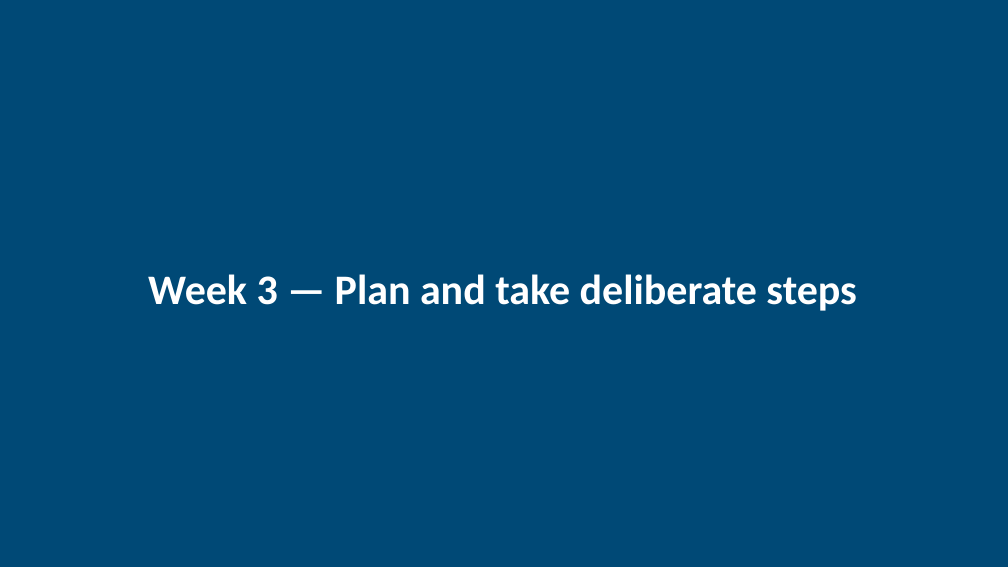
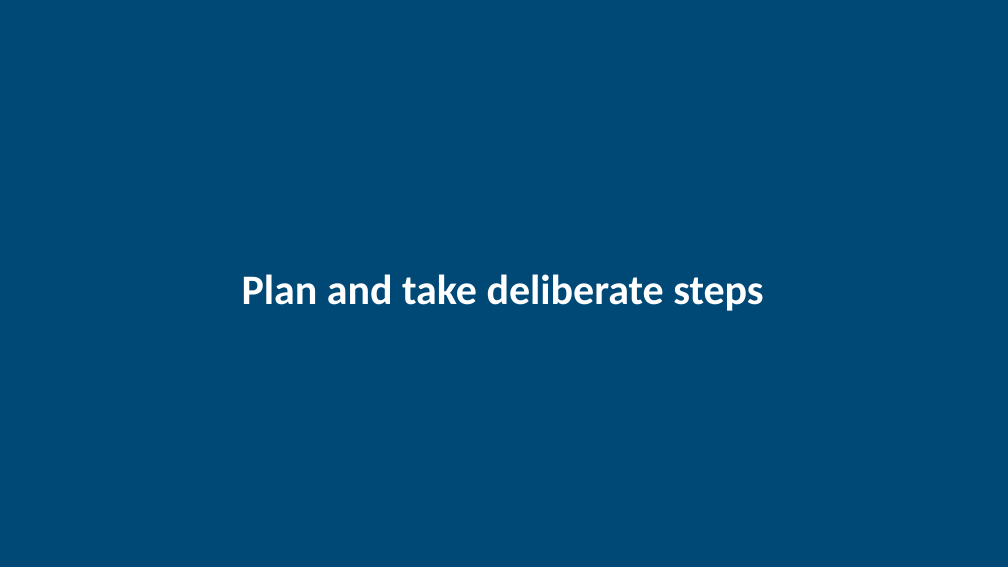
Before and after one commit to louie-amala/amala-education-curriculum-site, a slide deck: slide 21 of public/downloads/agency-in-learning-slides.pptx. Drawn at 1008x567 pixels with LibreOffice and Linux fonts; fonts in the diff are those of the drawing. Boxes give left, top, right and bottom in pixels: in the first picture for what was removed or moved away, otherwise in the second. Text is boxed around its words. In the diff, an @@ line names an element or a change of style, - is before the commit and + after.

```diff
--- a/public/downloads/agency-in-learning-slides.pptx
+++ b/public/downloads/agency-in-learning-slides.pptx
@@ text at <box>242,274,763,311</box>: text changed @@
-Week 3 — Plan and take deliberate steps
+Plan and take deliberate steps
```
Also in this commit, not shown: 3 other slides changed, 6 other files.
